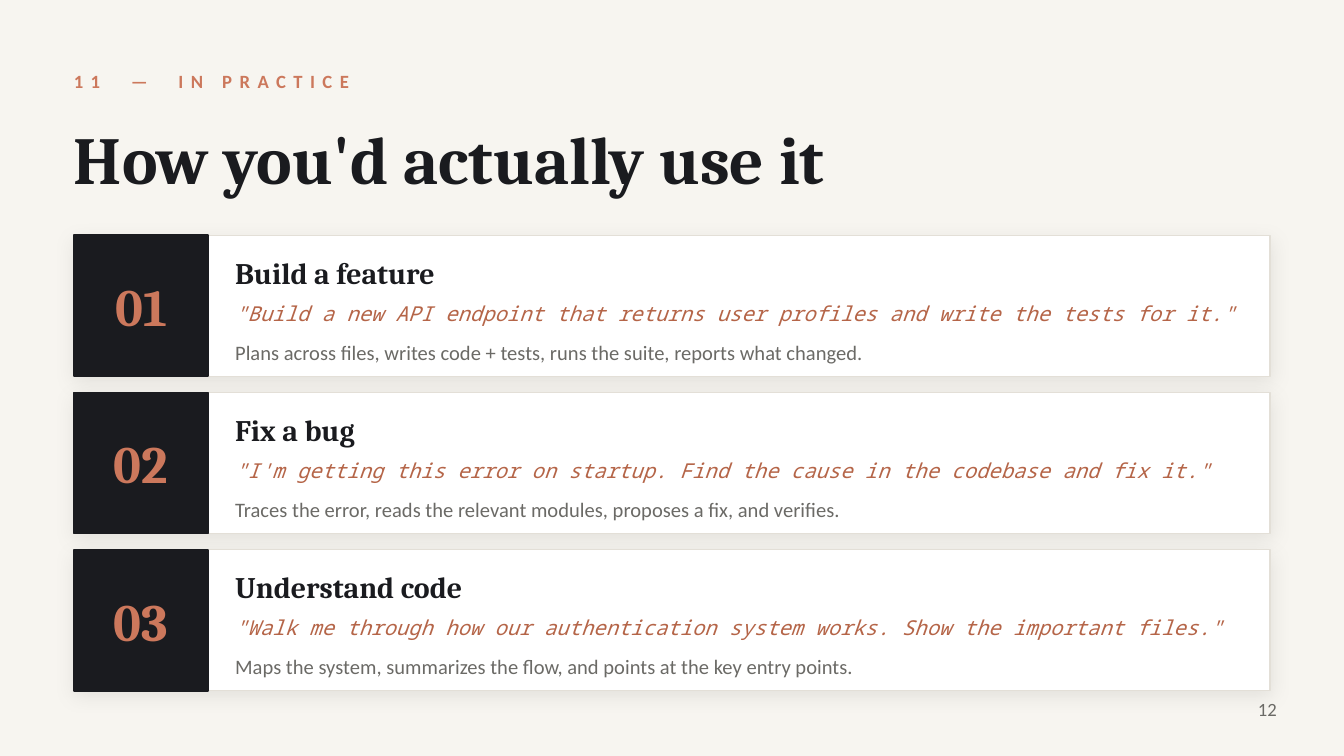
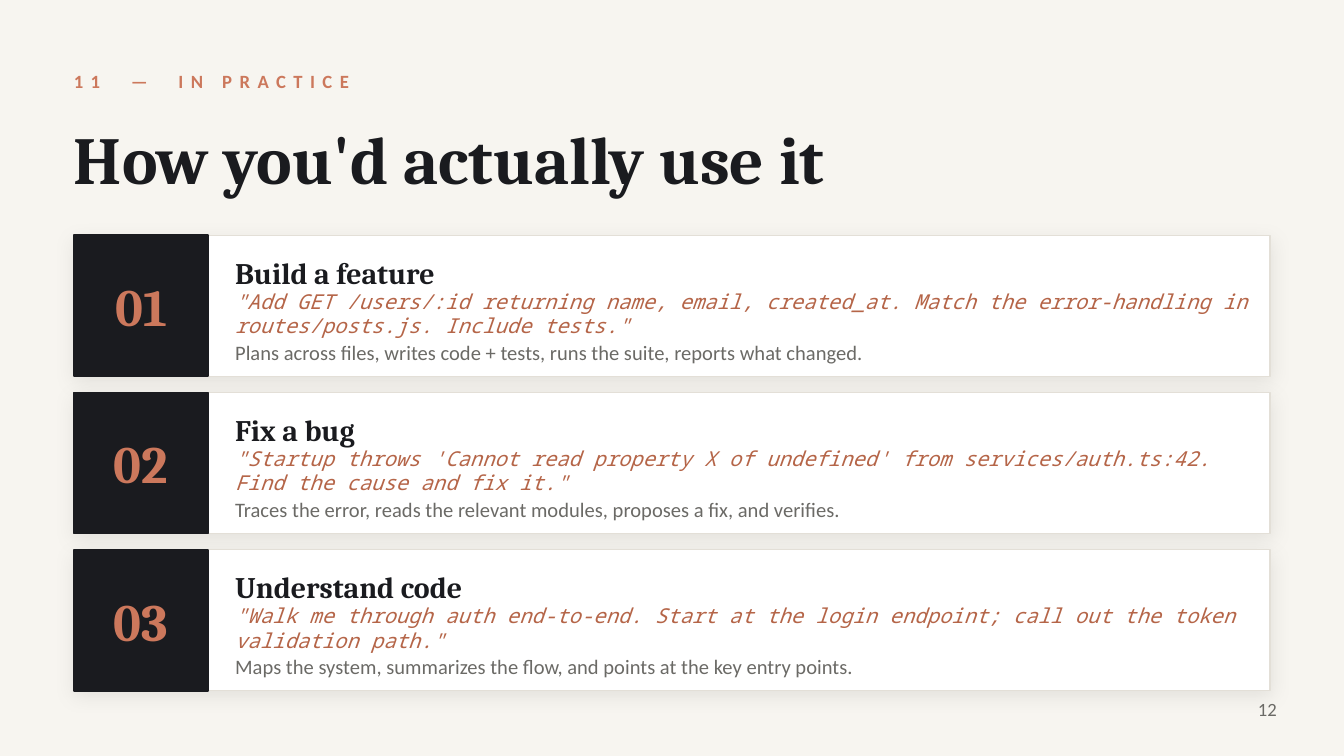
Before and after one commit to radrt/sap-presentation-claude, a slide deck: slide 12 of Claude_Code.pptx. Drawn at 1344x756 pixels with LibreOffice and Linux fonts; fonts in the diff are those of the drawing. Boxes give left, top, right and bottom in pixels: in the first picture for what was removed or moved away, otherwise in the second. Text is boxed around its words. In the diff, an @@ line names an element or a change of style, - is before the commit and + after.

```diff
--- a/Claude_Code.pptx
+++ b/Claude_Code.pptx
@@ text at <box>235,293,1248,338</box>: text changed @@
-"Build a new API endpoint that returns user profiles and write the tests for it."
+"Add GET /users/:id returning name, email, created_at. Match the error-handling in routes/posts.js. Include tests."
@@ text at <box>235,446,1211,490</box>: text changed @@
-"I'm getting this error on startup. Find the cause in the codebase and fix it."
+"Startup throws 'Cannot read property X of undefined' from services/auth.ts:42. Find the cause and fix it."
@@ text at <box>235,607,1235,653</box>: text changed @@
-"Walk me through how our authentication system works. Show the important files."
+"Walk me through auth end-to-end. Start at the login endpoint; call out the token validation path."
```
Also in this commit, not shown: 5 other slides changed, 1 slide added.
